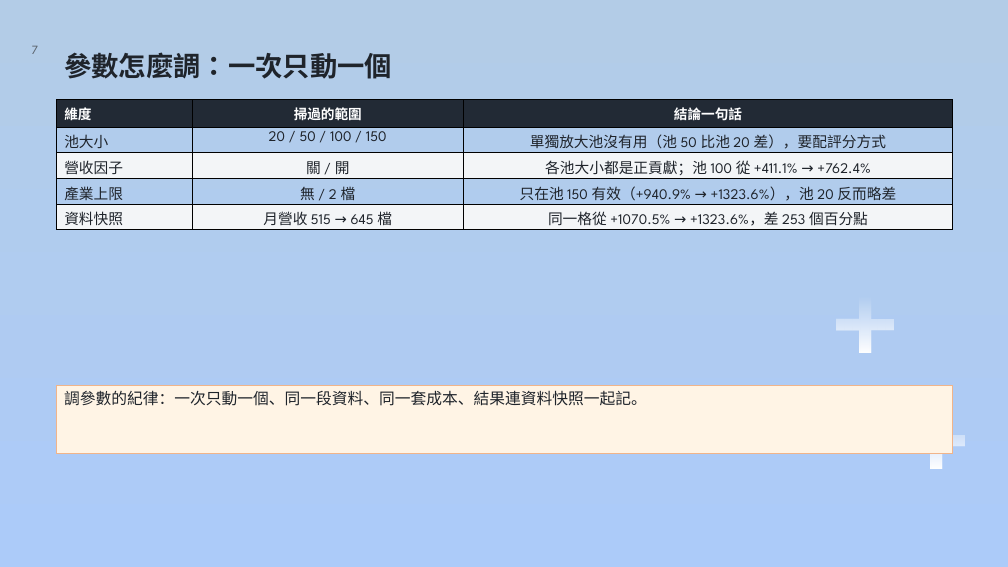
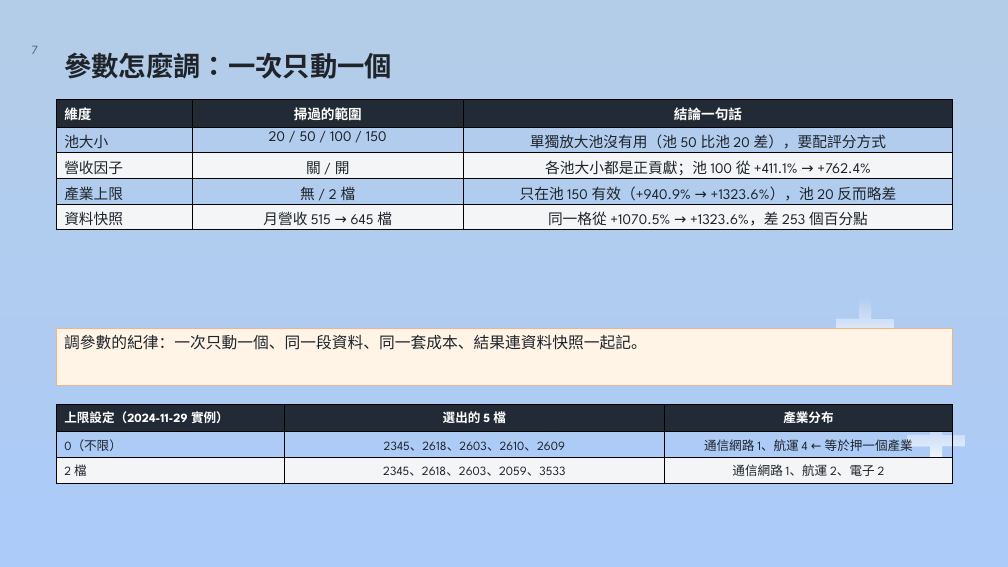
Before and after one commit to dinchentech/tw-selfselect, a slide deck: slide 7 of plans/ppt/TW-SELFSELECT台股買賣自動化系統-W7-講稿版.pptx. Drawn at 1008x567 pixels with LibreOffice and Linux fonts; fonts in the diff are those of the drawing; background and template pictures are left out. Boxes give left, top, right and bottom in pixels: in the first picture for what was removed or moved away, otherwise in the second. Text is boxed around its words. In the diff, an @@ line names an element or a change of style, - is before the commit and + after.

Commit message:
教材：W7 增補產業上限實例＋新增「風險與獲利抉擇」收尾頁（19 頁）
1) S7 加實例（2024-11-29、池 100）：
   上限關 → 2345、2618、2603、2610、2609（5 檔有 4 檔航運）；上限 2 → 航運只留 2 檔，補進 2059、3533
2) S16 措辭更正：「產業上限已接進實盤（SELFSELECT_MAX_PER_SECTOR／preset aggressive 會開），
   待決定預設值＋實測驗證」，不是「還沒接」
3) 新增 S19「最後提醒：選股很重要，但代價是風險」
   v1.0 legacy +207.9%／−36.0%／0.69 vs v1.1 預設 +762.4%／−53.7%／0.95（約 3.7 倍報酬、回撤深 17.7pp）
   ⇒ 風險與獲利怎麼取捨由使用者決定；附自我檢查「帳戶 100 萬掉到 46 萬你抱不抱得住」

- 講稿全掃無 markdown 星號／反引號；W7-解說腳本.md 重出（19 頁／約 43 分 30 秒）
- 版號 1.1.7 → 1.1.8（教材內容，執行行為不變）

```diff
--- a/plans/ppt/TW-SELFSELECT台股買賣自動化系統-W7-講稿版.pptx
+++ b/plans/ppt/TW-SELFSELECT台股買賣自動化系統-W7-講稿版.pptx
@@ rectangle "調參數的紀律：一次只動一個、同一段資料、同一套成本、結果連資料快照一起記。": place and size @@
-rectangle "調參數的紀律：一次只動一個、同一段資料、同一套成本、結果連資料快照一起記。" at (57, 386, 953, 454)
+rectangle "調參數的紀律：一次只動一個、同一段資料、同一套成本、結果連資料快照一起記。" at (57, 329, 953, 386)
@@ table added at (57, 405, 953, 483), 3 rows, 3 columns @@
+上限設定（2024-11-29 實例） | 選出的 5 檔 | 產業分布
+0（不限） | 2345、2618、2603、2610、2609 | 通信網路 1、航運 4 ← 等於押一個產業
+2 檔 | 2345、2618、2603、2059、3533 | 通信網路 1、航運 2、電子 2
```
Also in this commit, not shown: 1 other slide changed, 1 slide added, 5 other files.
